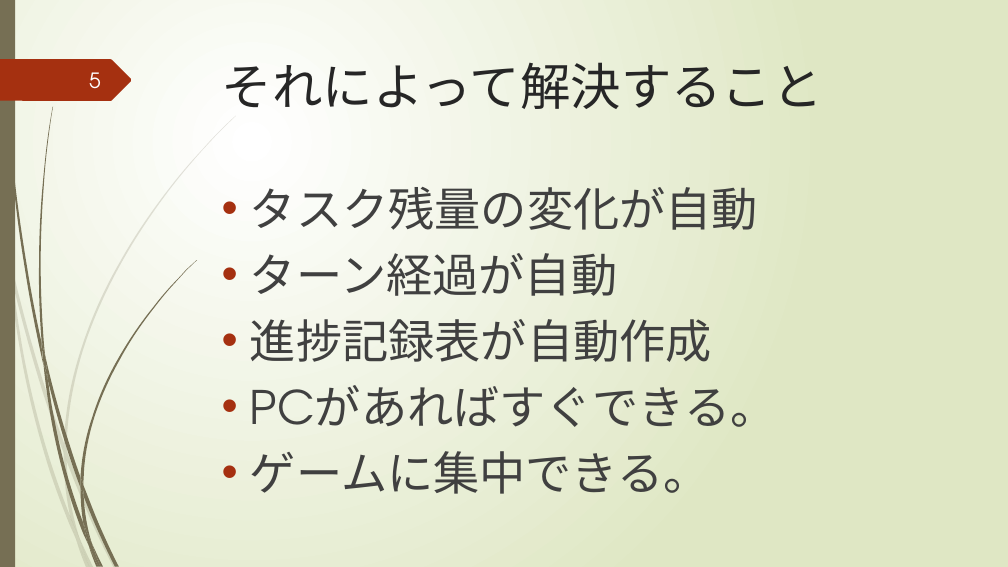
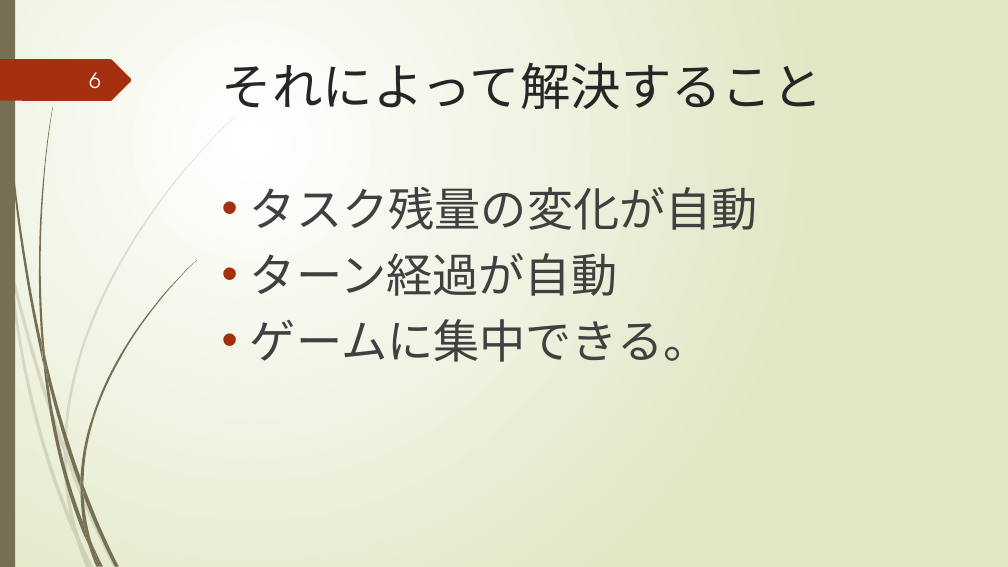
Before and after one commit to igakilab/sotuken_maeda, a slide deck: slide 6 of 中間発表.pptx (slide 5 before the commit). Drawn at 1008x567 pixels with LibreOffice and Linux fonts; fonts in the diff are those of the drawing. Boxes give left, top, right and bottom in pixels: in the first picture for what was removed or moved away, otherwise in the second. Text is boxed around its words. In the diff, an @@ line names an element or a change of style, - is before the commit and + after.

```diff
--- a/中間発表.pptx
+++ b/中間発表.pptx
@@ page number at (x1=89, y1=72, x2=101, y2=89): text changed @@
-5
+6
@@ text at (x1=250, y1=319, x2=776, y2=427): paragraphs removed @@
-• 進捗記録表が自動作成
-• PCがあればすぐできる。
```
Also in this commit, not shown: 4 other slides changed, 1 slide added.
